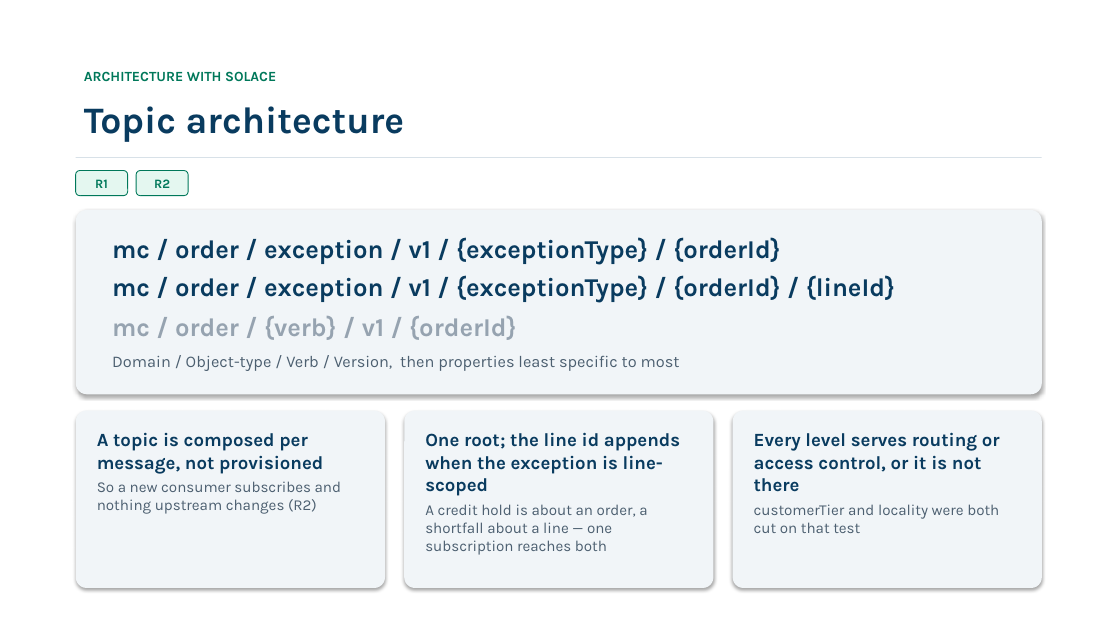
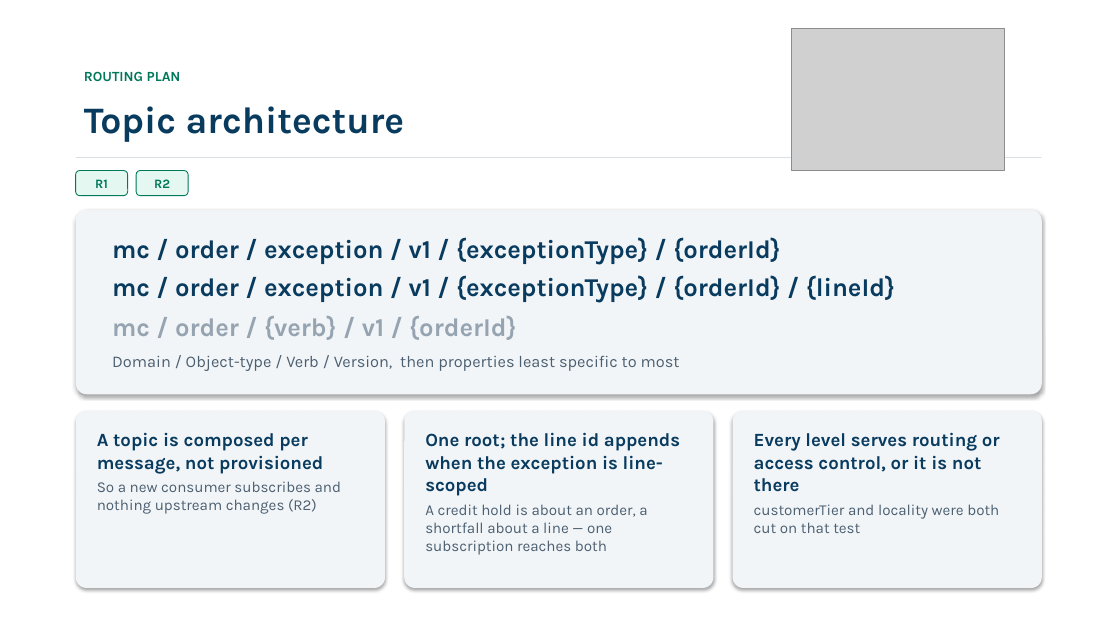
Before and after one commit to aaugust/solace-order-exceptions, a slide deck: slide 8 of presentation/Solace-Demo-Meridian-2026-09-04.pptx. Drawn at 1120x630 pixels with LibreOffice and Linux fonts; fonts in the diff are those of the drawing; grey boxes stand for pictures. Boxes give left, top, right and bottom in pixels: in the first picture for what was removed or moved away, otherwise in the second. Text is boxed around its words. In the diff, an @@ line names an element or a change of style, - is before the commit and + after.

```diff
--- a/presentation/Solace-Demo-Meridian-2026-09-04.pptx
+++ b/presentation/Solace-Demo-Meridian-2026-09-04.pptx
@@ picture added at bbox=[791, 29, 1004, 171] @@
@@ text at bbox=[84, 71, 181, 81]: text changed @@
-ARCHITECTURE WITH SOLACE
+ROUTING PLAN
```
Also in this commit, not shown: 5 other slides changed, 6 other files.
